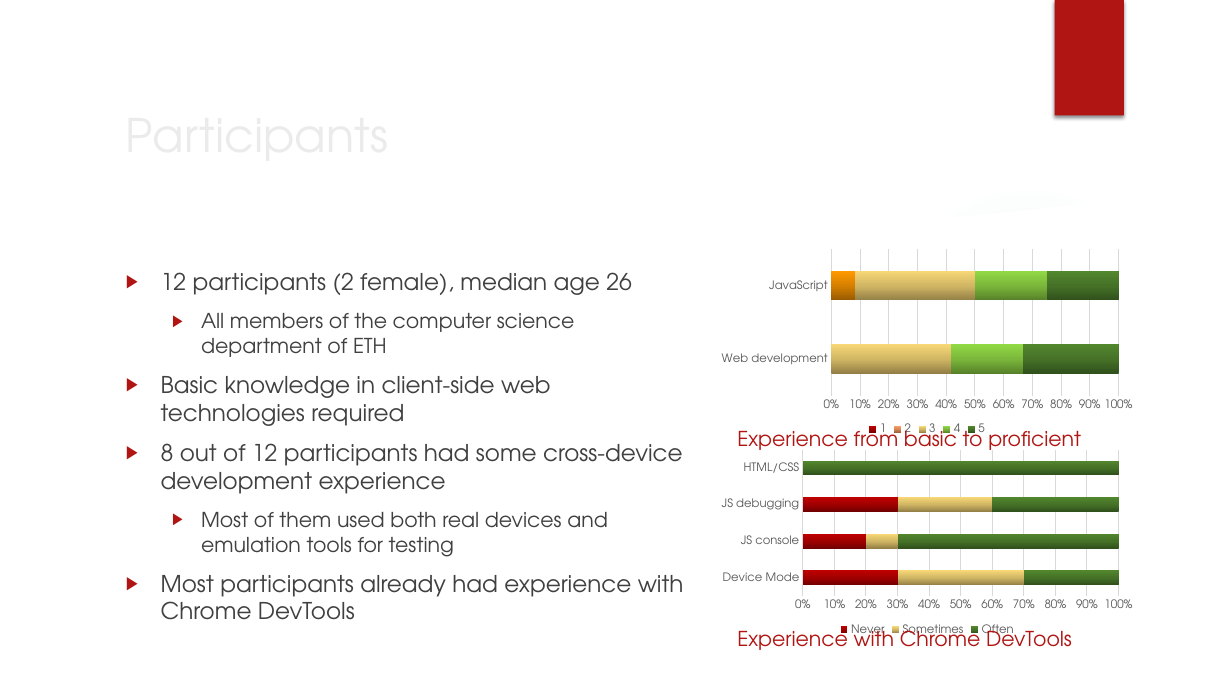
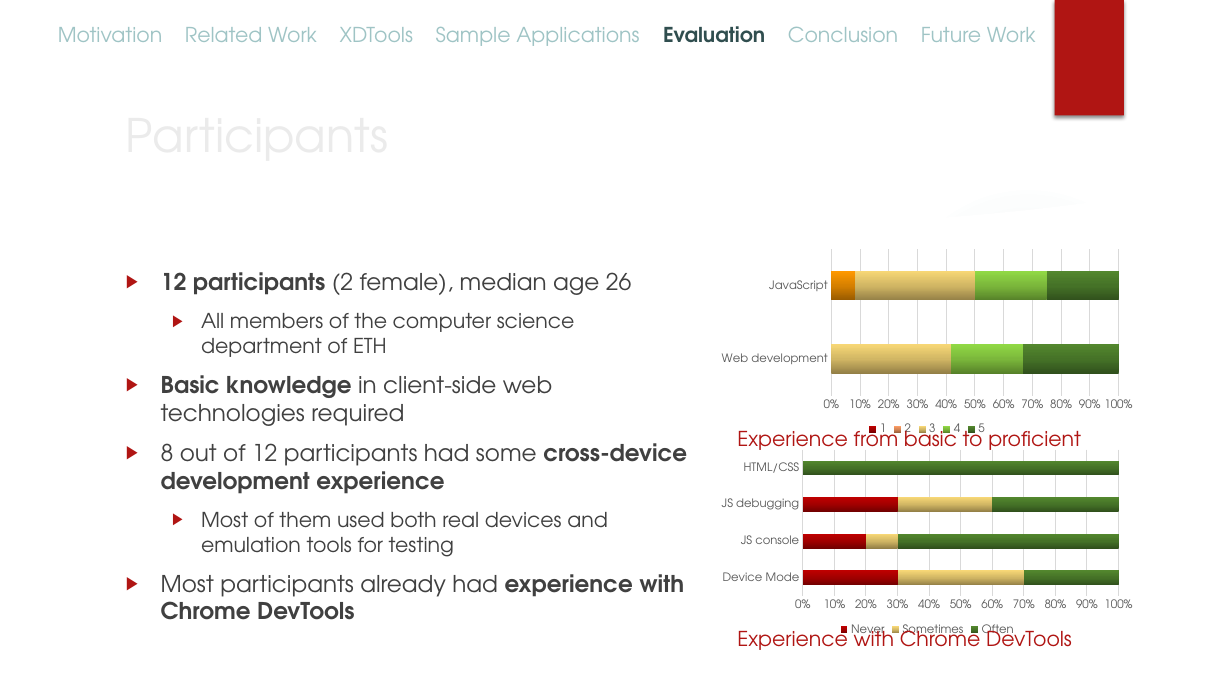
Before and after one commit to mhusm/XDTools, a slide deck: slide 19 of Presentations/Final/XDTools.pptx (slide 18 before the commit). Drawn at 1232x693 pixels with LibreOffice and Linux fonts; fonts in the diff are those of the drawing; background and template pictures are left out. Boxes give left, top, right and bottom in pixels: in the first picture for what was removed or moved away, otherwise in the second. Text is boxed around its words. In the diff, an @@ line names an element or a change of style, - is before the commit and + after.

```diff
--- a/Presentations/Final/XDTools.pptx
+++ b/Presentations/Final/XDTools.pptx
@@ text added at bbox=[58, 26, 1036, 46], 16 pt, text #9FC4C5 @@
+Motivation Related Work XDTools Sample Applications Evaluation Conclusion Future Work
@@ text at bbox=[161, 272, 687, 620]: bold on in "12 participants", "Basic knowledge", "cross-device development experience", "experience with Chrome DevTools" @@
```
Also in this commit, not shown: 16 other slides changed, 2 slides added.
